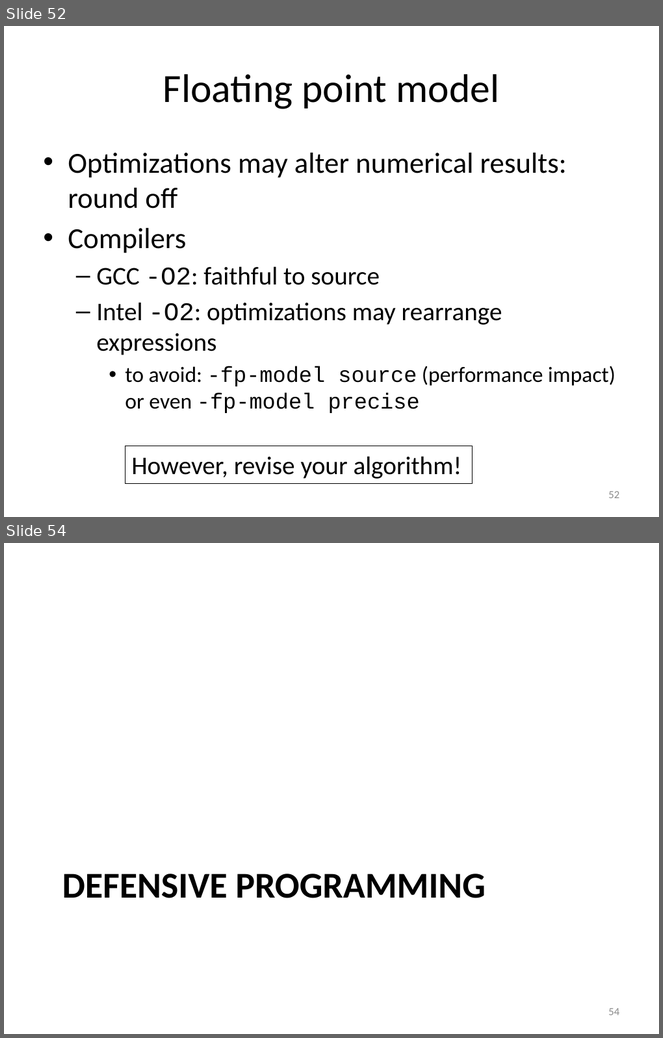
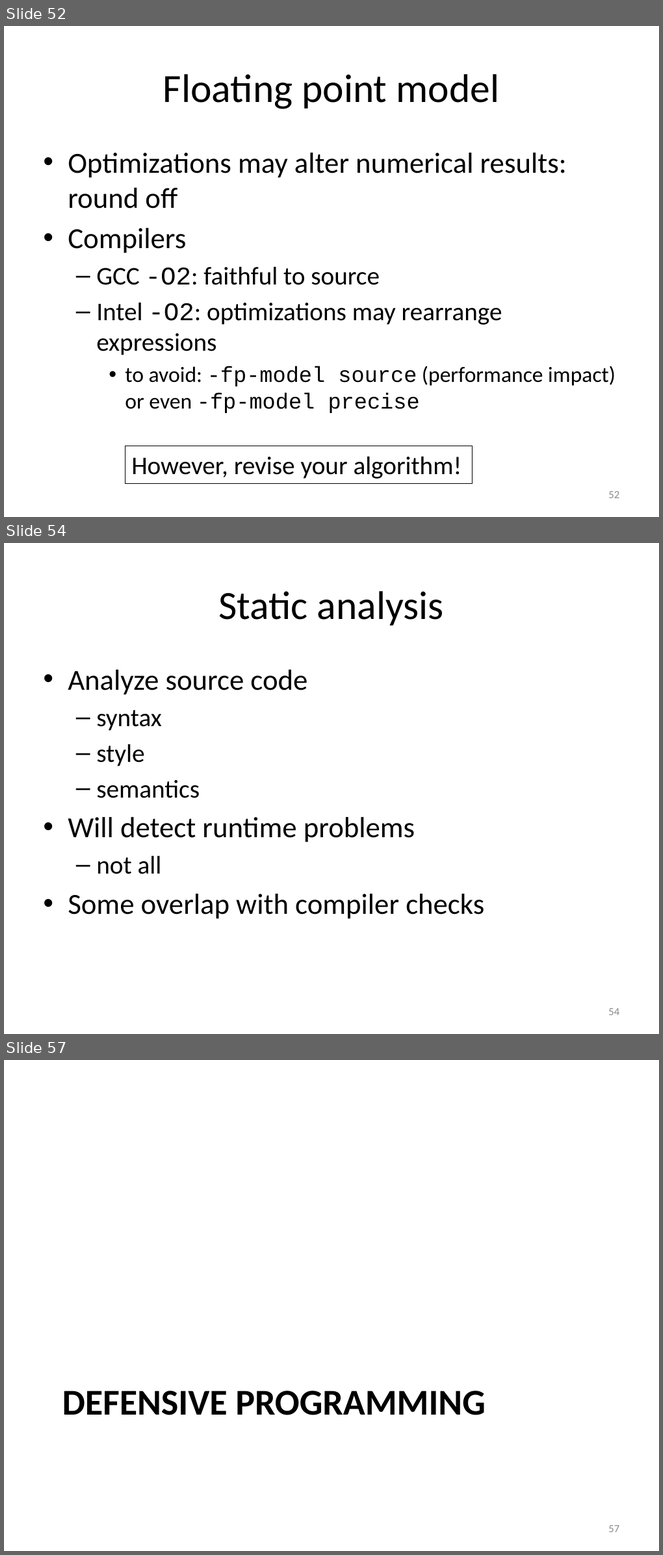
Before and after one commit to gjbex/training-material, a slide deck: Debugging/debugging.pptx. Shown one above the other, each under a label of ours: slides 52 and 54 before the commit, slides 52, 54 and 57 after it; the slides between them are not shown. The pictures are 663x1038 and 663x1555 pixels, drawn with LibreOffice and Linux fonts; fonts in the diff are those of the drawing. Boxes give left, top, right and bottom in pixels: in the first picture for what was removed or moved away, otherwise in the second. Text is boxed around its words. In the diff, an @@ line names an element or a change of style, - is before the commit and + after.

Commit message:
Add slides on static analysis

```diff
--- a/Debugging/debugging.pptx
+++ b/Debugging/debugging.pptx
@@ slide 54 added at [4,543,659,1034], background #FFFFFF @@
@@ title added at [219,591,444,626], 44 pt, text #000000 @@
+Static analysis
@@ text added at [68,670,484,919], 32 pt, text #000000 @@
+• Analyze source code
+  – syntax
+  – style
+  – semantics
+• Will detect runtime problems
+  – not all
+• Some overlap with compiler checks
@@ page number added at [608,1008,620,1016], 12 pt, text #8C8C8C @@
+54
@@ what was slide 54 is now slide 57 @@
@@ page number at [608,1525,620,1533]: text changed @@
-54
+57
```
Also in this commit, not shown: 1 slide changed, 3 other slides added, 1 slide removed.
